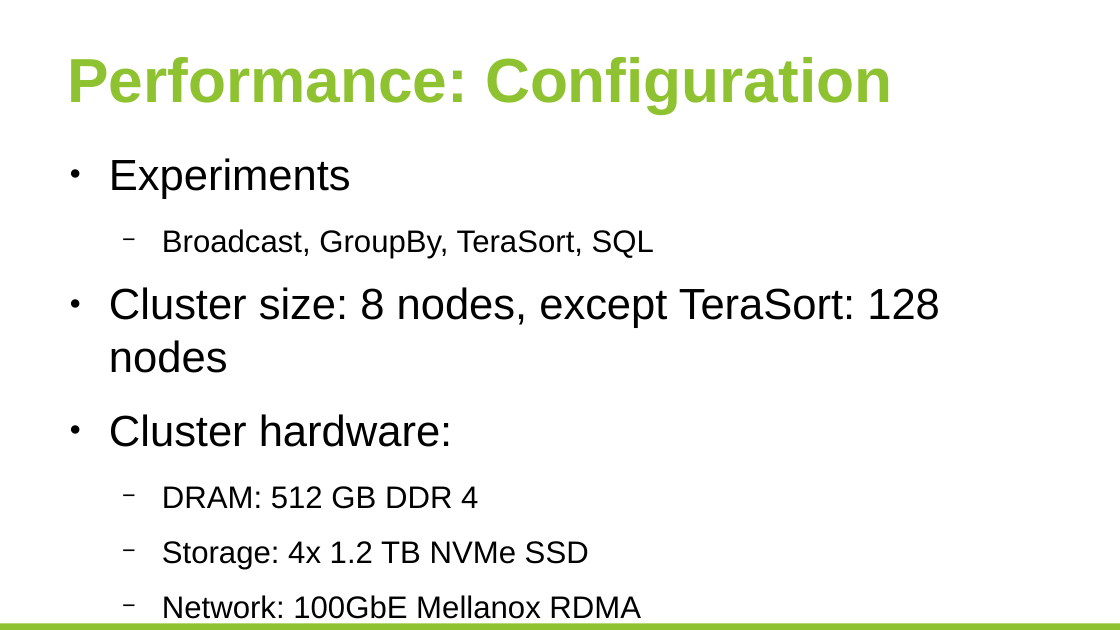
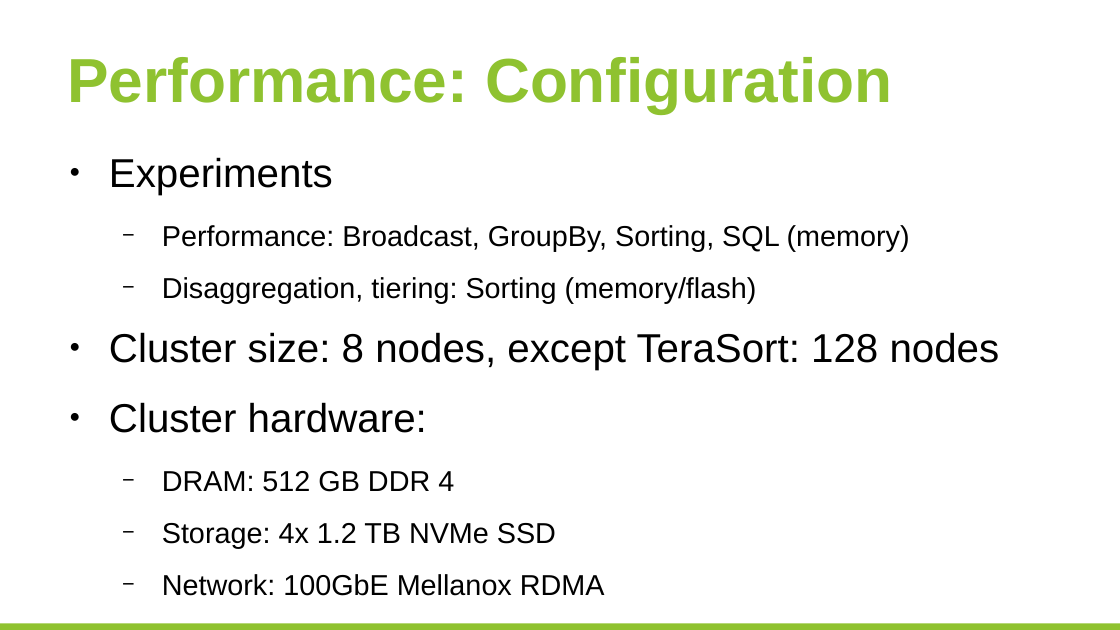
Before and after one commit to huangyibo/spark-summit-17, a slide deck: slide 20 of crail-spark-summit.odp. Drawn at 1120x630 pixels with LibreOffice and Linux fonts; fonts in the diff are those of the drawing; background and template pictures are left out. Boxes give left, top, right and bottom in pixels: in the first picture for what was removed or moved away, otherwise in the second. Text is boxed around its words. In the diff, an @@ line names an element or a change of style, - is before the commit and + after.

```diff
--- a/crail-spark-summit.odp
+++ b/crail-spark-summit.odp
@@ text at (x1=109, y1=157, x2=1000, y2=596): size 28 to 25.9 pt in "Experiments", "Cluster size: 8 nodes, except TeraSort: 128 ...", "Cluster hardware:"; size 20 to 18.5 pt in "DRAM: 512 GB DDR 4", "Storage: 4x 1.2 TB NVMe SSD", "Network: 100GbE Mellanox RDMA" @@
@@ text at (x1=162, y1=225, x2=910, y2=303): text changed; size 20 to 18.5 pt @@
-  − Broadcast, GroupBy, TeraSort, SQL
+  − Performance: Broadcast, GroupBy, Sorting, SQL (memory)
+  − Disaggregation, tiering: Sorting (memory/flash)
```
Also in this commit, not shown: 4 other slides changed, 2 slides added, 1 other file.
